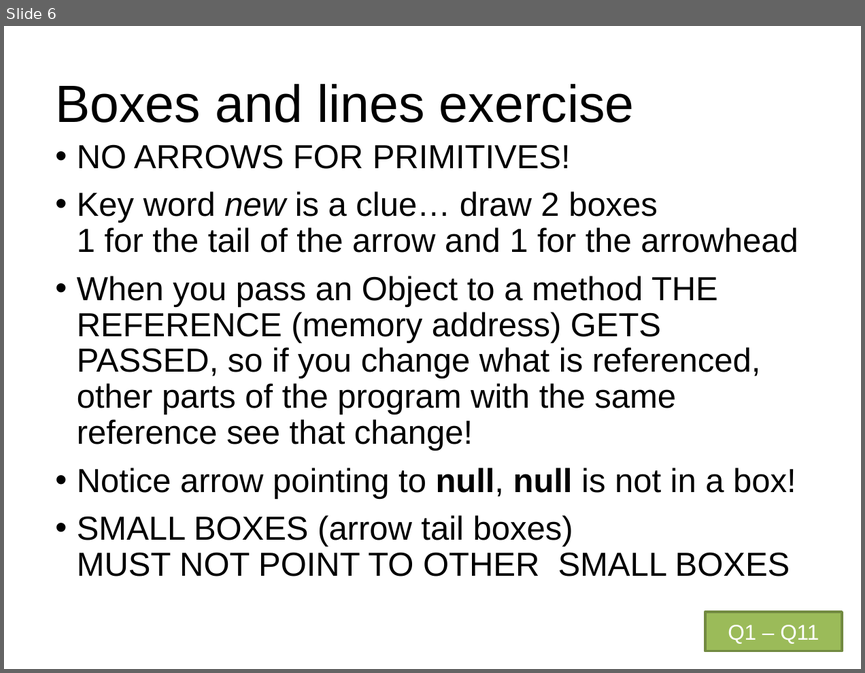
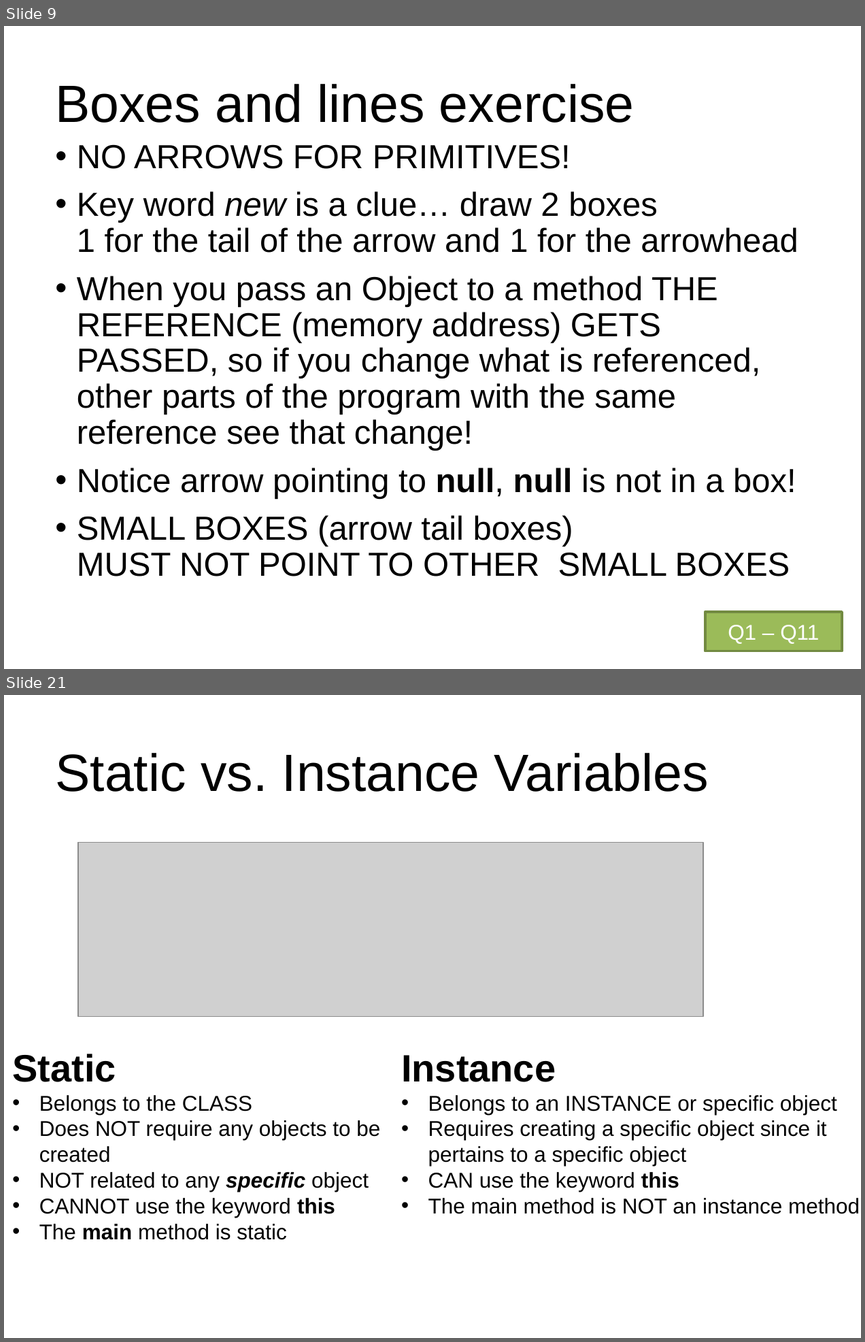
Before and after one commit to RHIT-CSSE/csse220, a slide deck: ClassMaterials/SimpleObjects/Slides/Part2-ObjectRefs.pptx. Shown one above the other, each under a label of ours: slide 6 before the commit, slides 9 and 21 after it; the slides between them are not shown. The pictures are 865x673 and 865x1342 pixels, drawn with LibreOffice and Linux fonts; fonts in the diff are those of the drawing; grey boxes stand for pictures. Boxes give left, top, right and bottom in pixels: in the first picture for what was removed or moved away, otherwise in the second. Text is boxed around its words. In the diff, an @@ line names an element or a change of style, - is before the commit and + after.

```diff
--- a/ClassMaterials/SimpleObjects/Slides/Part2-ObjectRefs.pptx
+++ b/ClassMaterials/SimpleObjects/Slides/Part2-ObjectRefs.pptx
@@ slide 21 added at [4,695,861,1338], background #FFFFFF @@
@@ title added at [55,753,708,792], 44 pt, text #000000 @@
+Static vs. Instance Variables
@@ picture added at [77,843,702,1016] @@
@@ text added at [12,1053,380,1240], 18 pt, text #000000 @@
+Static
+• Belongs to the CLASS
+• Does NOT require any objects to be created
+• NOT related to any specific object
+• CANNOT use the keyword this
+• The main method is static
@@ text added at [401,1055,859,1214], 18 pt, text #000000 @@
+Instance
+• Belongs to an INSTANCE or specific object
+• Requires creating a specific object since it pertains to a specific object
+• CAN use the keyword this
+• The main method is NOT an instance method
@@ what was slide 6 is now slide 9 @@
```
Also in this commit, not shown: 16 other slides added, 3 other files.
